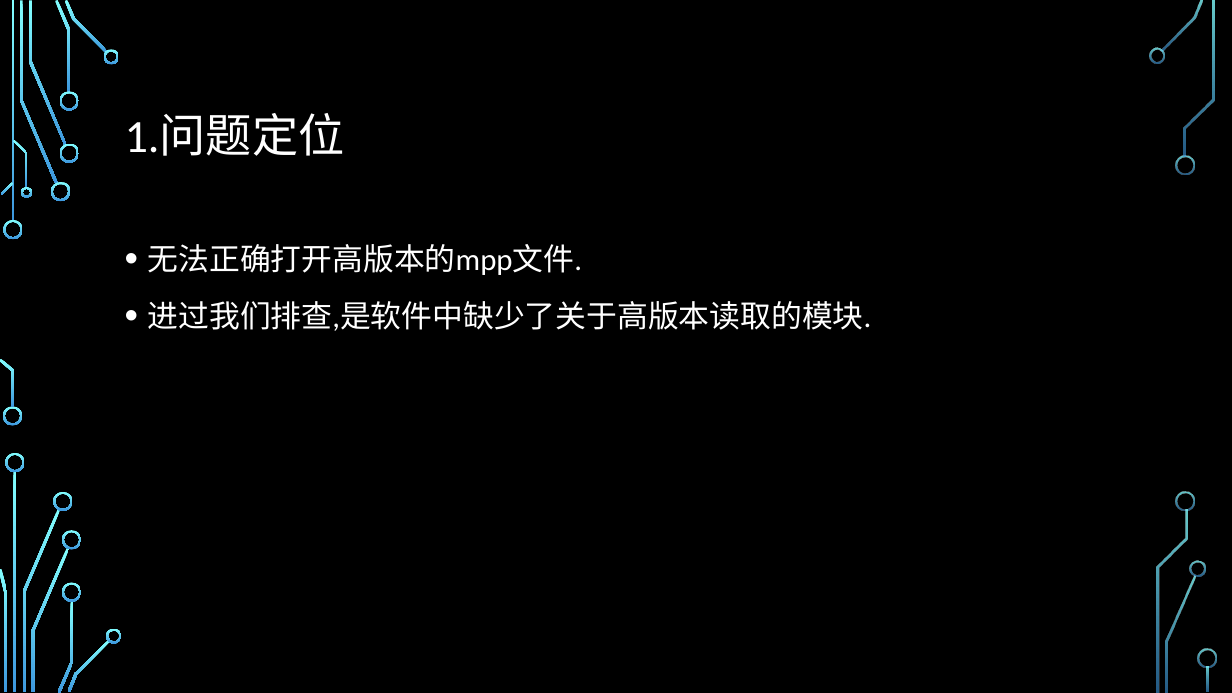
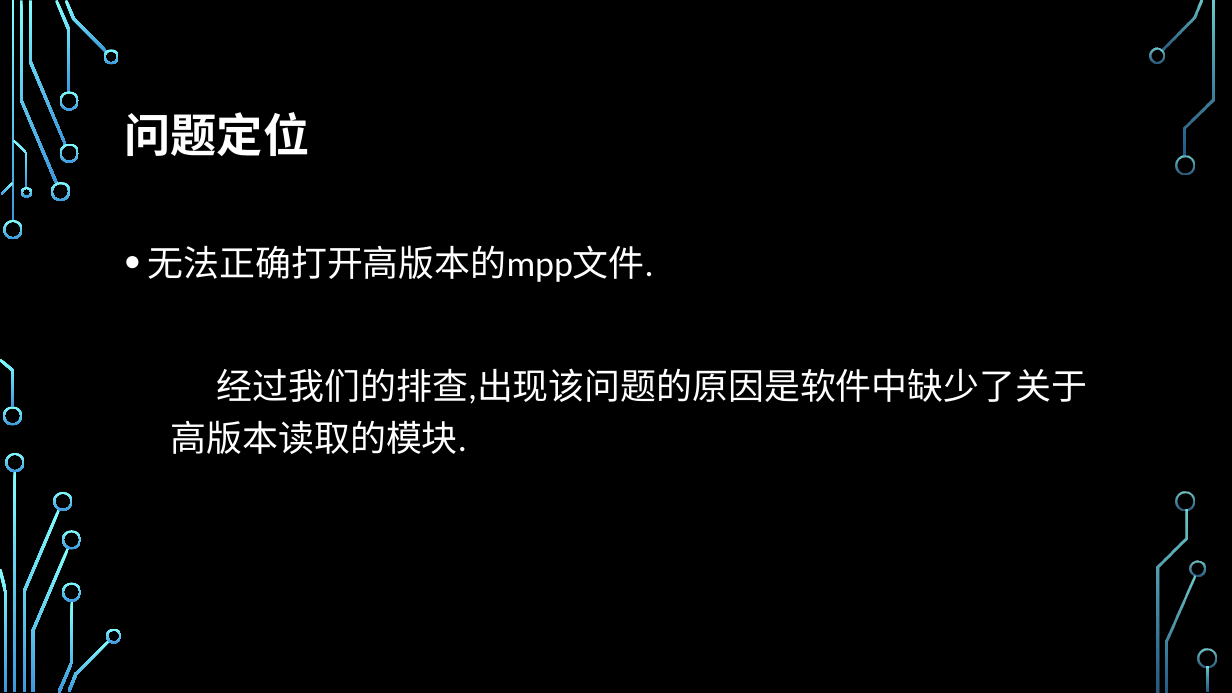
Before and after one commit to bhsei/16TeamD, a slide deck: slide 2 of 项目展示PPT/20160506改进与展示.pptx. Drawn at 1232x693 pixels with LibreOffice and Linux fonts; fonts in the diff are those of the drawing; background and template pictures are left out. Boxes give left, top, right and bottom in pixels: in the first picture for what was removed or moved away, otherwise in the second. Text is boxed around its words. In the diff, an @@ line names an element or a change of style, - is before the commit and + after.

```diff
--- a/项目展示PPT/20160506改进与展示.pptx
+++ b/项目展示PPT/20160506改进与展示.pptx
@@ title at (x1=125, y1=112, x2=310, y2=156): text changed; text colour #CCE8CF to #FFFFFF; bold on @@
-1.问题定位
+问题定位
@@ text at (x1=148, y1=245, x2=654, y2=282): size 24 to 28 pt, text colour #CCE8CF to #FFFFFF in "无法正确打开高版本的mpp文件." @@
@@ text at (x1=171, y1=368, x2=1087, y2=454): text changed; size 24 to 28 pt; text colour #CCE8CF to #FFFFFF @@
-• 进过我们排查,是软件中缺少了关于高版本读取的模块.
+  经过我们的排查,出现该问题的原因是软件中缺少了关于高版本读取的模块.
```
Also in this commit, not shown: 3 other slides changed, 3 slides added, 2 slides removed.
